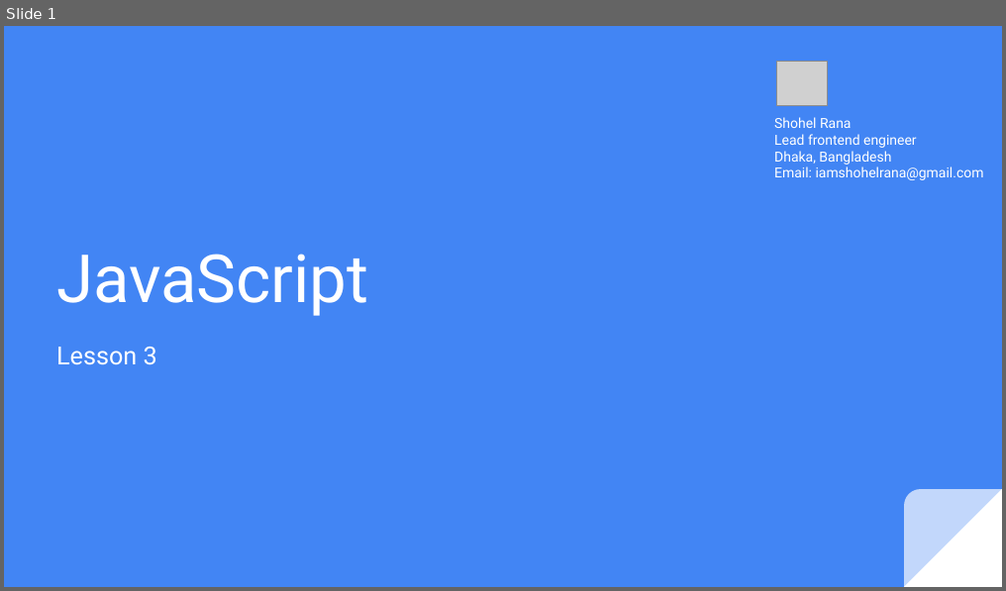
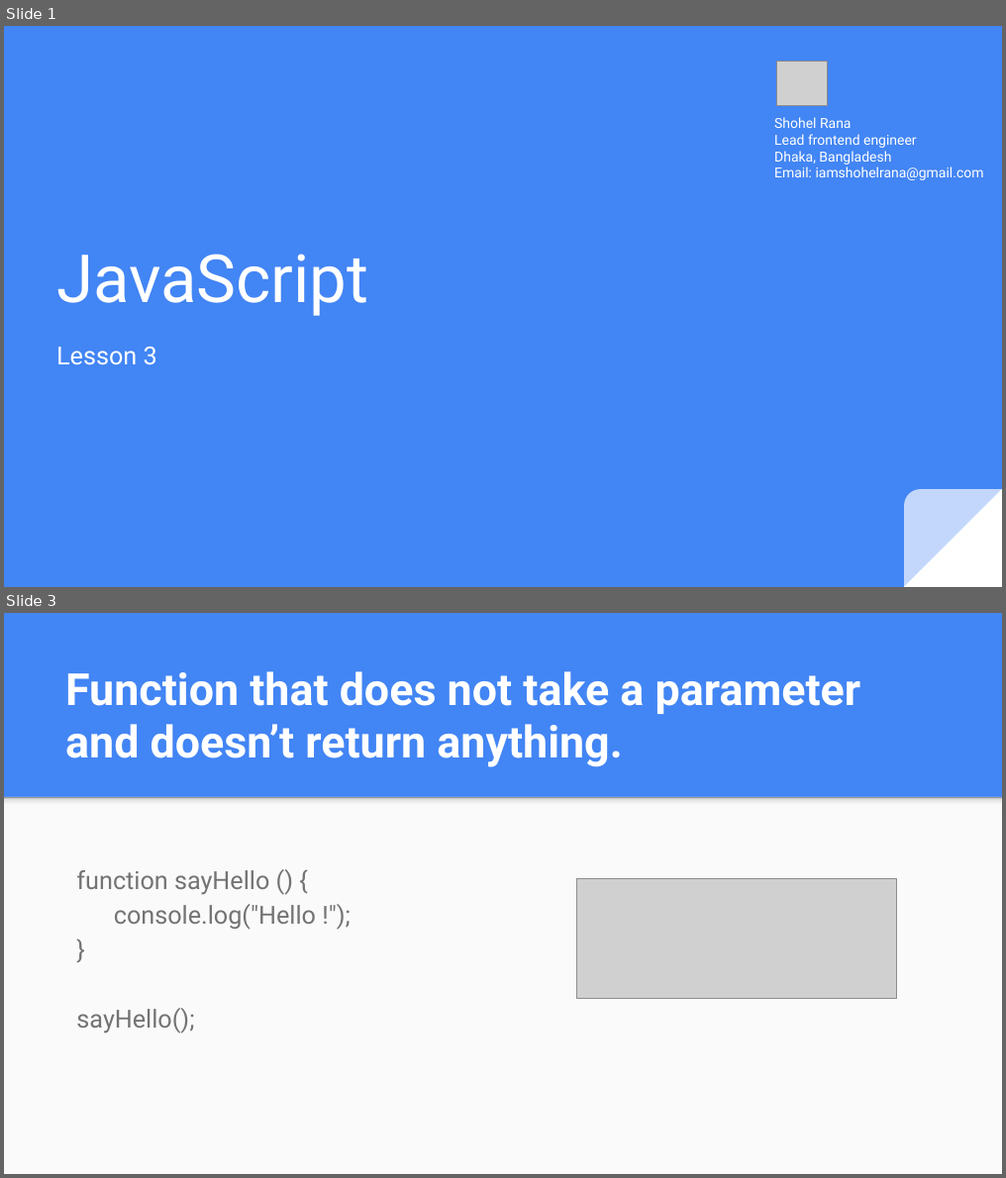
Before and after one commit to mdshohelrana/the-road-to-javascript, a slide deck: Class Content/Day 3/JavaScript Lesson 3.pptx. Shown one above the other, each under a label of ours: slide 1 before the commit, slides 1 and 3 after it; the slides between them are not shown. The pictures are 1006x591 and 1006x1178 pixels, drawn with LibreOffice and Linux fonts; fonts in the diff are those of the drawing; grey boxes stand for pictures. Boxes give left, top, right and bottom in pixels: in the first picture for what was removed or moved away, otherwise in the second. Text is boxed around its words. In the diff, an @@ line names an element or a change of style, - is before the commit and + after.

```diff
--- a/Class Content/Day 3/JavaScript Lesson 3.pptx
+++ b/Class Content/Day 3/JavaScript Lesson 3.pptx
@@ slide 3 added at bbox=[4, 613, 1002, 1174], background #4285F4 @@
@@ title added at bbox=[65, 671, 861, 767], 32 pt, text #FFFFFF, bold @@
+Function that does not take a parameter and doesn’t return anything.
@@ rectangle added at bbox=[4, 796, 1002, 1173], fill #FAFAFA @@
@@ rectangle added at bbox=[4, 796, 1002, 809], fill gradient #F9F9F9 to #DEDEDE to #999999 @@
@@ text added at bbox=[76, 870, 316, 1034], 18 pt, text #737373 @@
+function sayHello () {
+console.log("Hello !");
+}
+sayHello();
@@ picture added at bbox=[577, 879, 896, 999] @@
```
Also in this commit, not shown: 19 other slides added, 1 other file.
